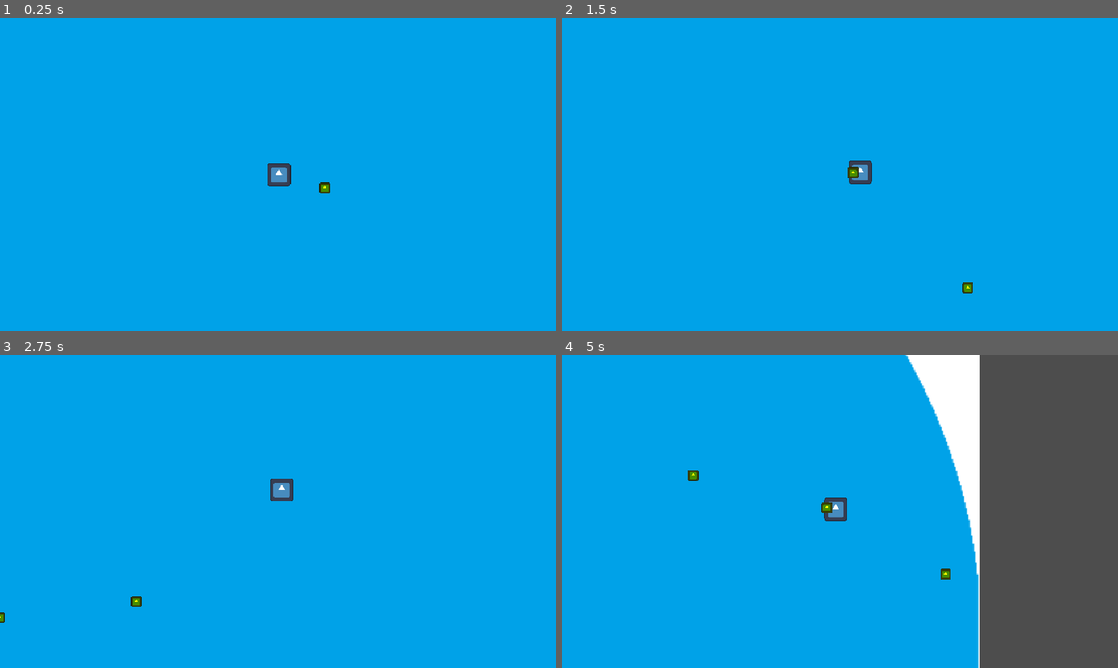
Above: before the commit, frames 1-4 (two rows, left to right).
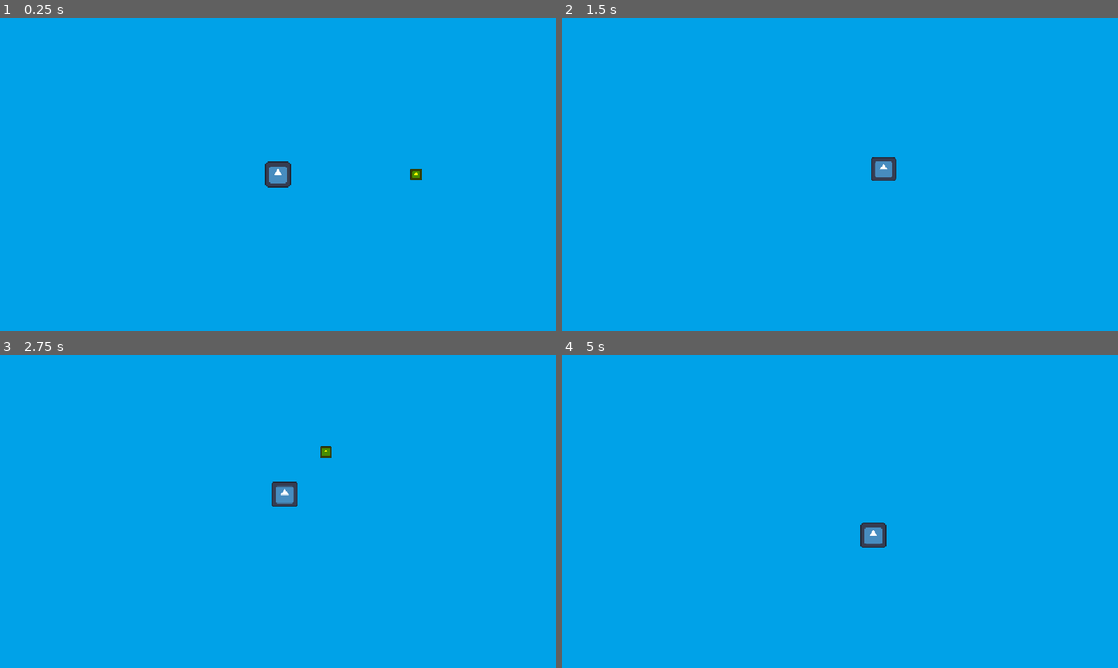
Above: after the commit, the same moments.

Repository: JLwuw/otter-jam
Game: Godot game, scene res://Scenes/gameplay_test.tscn
Two runs of this game, one before a commit and one after it. Both use one fixed random seed, a clock stepped at 60 frames per second and the inputs below. The engine's default icon, where the game draws it, is replaced by a stand-in: a white triangle on a blue panel in a dark square.
Inputs (mouse positions are in pixels of both pictures, inside the frame that each line leads up to):
- Up to frame 1 (0.25 s): no input
- Up to frame 2 (1.5 s): move the mouse to (962, 158) at 0.52 s; move the mouse to (728, 190) at 1.27 s
- Up to frame 3 (2.75 s): move the mouse to (333, 442) at 2.02 s
- Up to frame 4 (5 s): move the mouse to (812, 574) at 2.77 s; move the mouse to (1006, 558) at 3.52 s; move the mouse to (673, 464) at 4.27 s

The runs differ from the first frame. In frame 1, 0.3% of the frame differs, in the area x 47-76%, y 45-56%; in frame 2, 0.7%; in frame 3, 0.5%; in frame 4, 30%, in the area x 22-100%, y 0-100%.

Commit message:
basic game feel

Diff:
--- a/Resources/Player/fire_rate_curve.tres
+++ b/Resources/Player/fire_rate_curve.tres
@@ -2,5 +2,5 @@
 
 [resource]
 _limits = [0.0, 2.0, 0.0, 1.0]
-_data = [Vector2(0, 0), 0.0, 0.8171616, 0, 0, Vector2(0.57, 0.98876417), 4.2900915, 4.2900915, 0, 0, Vector2(1, 2), 2.2065682, 0.0, 0, 0]
-point_count = 3
+_data = [Vector2(0, 0), 0.0, 0.0, 0, 0, Vector2(1, 2), 0.0, 0.0, 0, 0]
+point_count = 2
--- a/Scenes/gameplay_test.tscn
+++ b/Scenes/gameplay_test.tscn
@@ -1,15 +1,74 @@
 [gd_scene format=3 uid="uid://b6echlk833f2a"]
 
 [ext_resource type="PackedScene" uid="uid://bttw28xgext45" path="res://Scenes/Player/player.tscn" id="1_6kpuu"]
+[ext_resource type="Texture2D" uid="uid://8venrhk2w7qu" path="res://Graphics/star.png" id="3_n6585"]
 [ext_resource type="PackedScene" uid="uid://ceel8u3pt84p" path="res://Scenes/wave_manager.tscn" id="5_2okw4"]
 [ext_resource type="PackedScene" uid="uid://wlfg018oiue2" path="res://Scenes/arena.tscn" id="5_6nxcd"]
+[ext_resource type="Script" uid="uid://c6gp2f533dpeb" path="res://Scripts/Player/ice_emitter.gd" id="6_fj6jm"]
+[ext_resource type="Script" uid="uid://bxx4xqct8sv0b" path="res://Scripts/Camera/camera_2d_2.gd" id="7_d6u3u"]
+
+[sub_resource type="Curve" id="Curve_n6585"]
+_limits = [-200.0, 200.0, 0.0, 1.0]
+_data = [Vector2(0, 134.36603), 0.0, 0.0, 0, 0, Vector2(0.41610736, -200), 0.0, 0.0, 0, 0]
+point_count = 2
+
+[sub_resource type="CurveTexture" id="CurveTexture_2okw4"]
+curve = SubResource("Curve_n6585")
+
+[sub_resource type="ParticleProcessMaterial" id="ParticleProcessMaterial_6nxcd"]
+particle_flag_disable_z = true
+angle_min = -301.0
+angle_max = 301.0
+direction = Vector3(0, 1, 0)
+spread = 10.0
+initial_velocity_min = 266.13
+initial_velocity_max = 362.91
+gravity = Vector3(0, 0, 0)
+linear_accel_min = -2.800002
+linear_accel_max = 2.7999978
+linear_accel_curve = SubResource("CurveTexture_2okw4")
+turbulence_enabled = true
 
 [node name="GameplayTest" type="Node2D" unique_id=1958848919]
 
 [node name="Arena" parent="." unique_id=370423158 instance=ExtResource("5_6nxcd")]
+position = Vector2(24, -10)
 
 [node name="Player" parent="." unique_id=2009590095 instance=ExtResource("1_6kpuu")]
-position = Vector2(-6, 130)
+position = Vector2(-2, 129)
+acceleration_factor = 2.0
+drag = 0.5
+bullet_speed = 1000.0
+min_fire_rate = 1.0
+max_fire_rate = 6.0
+
+[node name="IceR" type="GPUParticles2D" parent="Player" unique_id=1443561894]
+position = Vector2(-9, 14)
+amount = 20
+texture = ExtResource("3_n6585")
+process_material = SubResource("ParticleProcessMaterial_6nxcd")
+script = ExtResource("6_fj6jm")
+min_emit_speed = 300.0
+
+[node name="IceL" type="GPUParticles2D" parent="Player" unique_id=786274652]
+position = Vector2(12, 13)
+amount = 20
+texture = ExtResource("3_n6585")
+process_material = SubResource("ParticleProcessMaterial_6nxcd")
+script = ExtResource("6_fj6jm")
+min_emit_speed = 300.0
+
+[node name="Camera2D2" type="Camera2D" parent="Player" unique_id=1827035387]
+position_smoothing_enabled = true
+position_smoothing_speed = 3.0
+rotation_smoothing_enabled = true
+rotation_smoothing_speed = 3.0
+script = ExtResource("7_d6u3u")
+follow_inertia = 2.0
+zoom_lerp_speed = 3.0
+speed_for_max_zoom_out = 500.0
+zoom_in = Vector2(1.2, 1.15)
+zoom_out = Vector2(0.7, 0.7)
 
 [node name="Wave Manager" parent="." unique_id=1540367181 node_paths=PackedStringArray("player") instance=ExtResource("5_2okw4")]
 player = NodePath("../Player")
--- /dev/null
+++ b/Scripts/Camera/camera_2d_2.gd
@@ -0,0 +1,31 @@
+extends Camera2D
+
+@export var follow_inertia: float = 8.0
+@export var zoom_lerp_speed: float = 6.0
+@export var speed_for_max_zoom_out: float = 700.0
+@export var zoom_in: Vector2 = Vector2(1.15, 1.15)
+@export var zoom_out: Vector2 = Vector2(0.8, 0.8)
+
+var player: CharacterBody2D
+
+func _ready() -> void:
+	player = get_parent() as CharacterBody2D
+	top_level = true
+	if player != null:
+		global_position = player.global_position
+	make_current()
+
+
+func _physics_process(delta: float) -> void:
+	if player == null:
+		return
+
+	var follow_weight: float = 1.0 - exp(-follow_inertia * delta)
+	global_position = global_position.lerp(player.global_position, follow_weight)
+
+	var speed_ratio: float = 0.0
+	if speed_for_max_zoom_out > 0.0:
+		speed_ratio = clamp(player.velocity.length() / speed_for_max_zoom_out, 0.0, 1.0)
+	var target_zoom: Vector2 = zoom_in.lerp(zoom_out, speed_ratio)
+	var zoom_weight: float = 1.0 - exp(-zoom_lerp_speed * delta)
+	zoom = zoom.lerp(target_zoom, zoom_weight)
--- /dev/null
+++ b/Scripts/Player/ice_emitter.gd
@@ -0,0 +1,31 @@
+extends GPUParticles2D
+
+@export var min_emit_speed: float = 120.0
+@export var min_speed_for_direction_update: float = 0.01
+
+var player: CharacterBody2D
+var particle_material: ParticleProcessMaterial
+
+func _ready() -> void:
+	player = get_parent() as CharacterBody2D
+	if process_material is ParticleProcessMaterial:
+		particle_material = (process_material as ParticleProcessMaterial).duplicate(true)
+		process_material = particle_material
+
+
+func _process(_delta: float) -> void:
+	if particle_material == null or player == null:
+		emitting = false
+		return
+
+	var speed_sq: float = player.velocity.length_squared()
+	var emit_speed_sq: float = min_emit_speed * min_emit_speed
+	emitting = speed_sq >= emit_speed_sq
+	if not emitting:
+		return
+
+	if speed_sq <= min_speed_for_direction_update * min_speed_for_direction_update:
+		return
+
+	var opposite_dir: Vector2 = -player.velocity.normalized()
+	particle_material.direction = Vector3(opposite_dir.x, opposite_dir.y, 0.0)
Binary file added: Graphics/star.png
Not shown, added: Graphics/star.png.import
Not shown, added: Scripts/Camera/camera_2d_2.gd.uid
Not shown, added: Scripts/Player/ice_emitter.gd.uid
